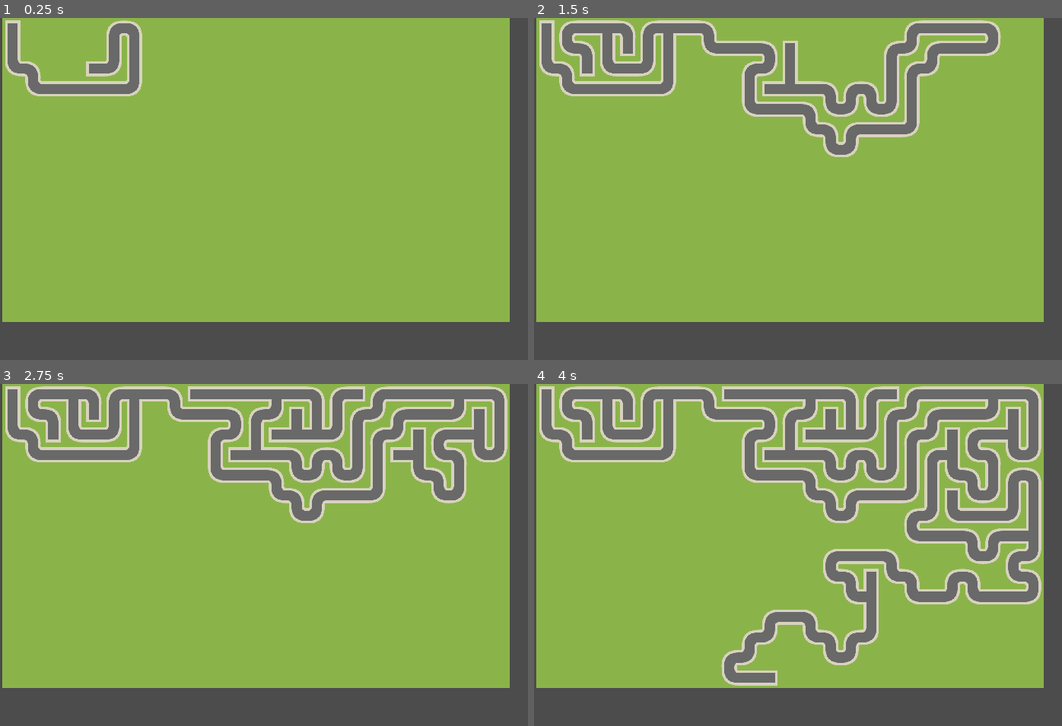
Above: before the commit, frames 1-4 (two rows, left to right).
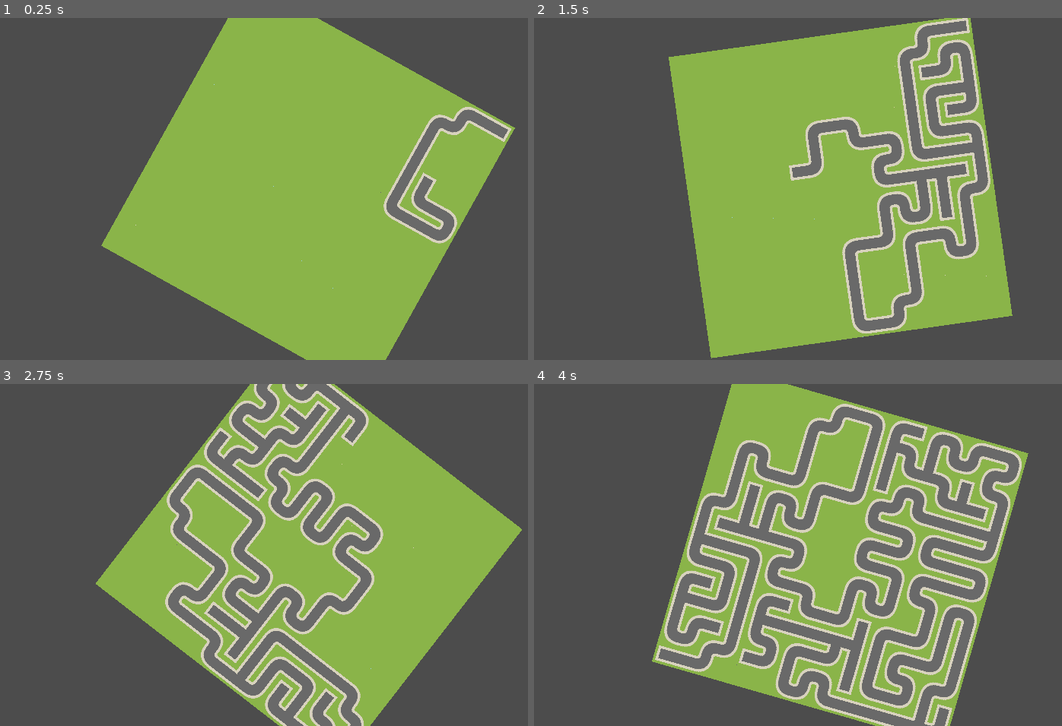
Above: after the commit, the same moments.

Repository: Nexe08/VimJam20220909
Game: Godot game, scene res://RootScene.tscn
Two runs of this game, one before a commit and one after it. Both use one fixed random seed, a clock stepped at 60 frames per second and the inputs below.
Inputs (mouse positions are in pixels of both pictures, inside the frame that each line leads up to):
- Up to frame 1 (0.25 s): no input
- Up to frame 2 (1.5 s): move the mouse to (972, 171) at 0.52 s; move the mouse to (718, 206) at 1.27 s
- Up to frame 3 (2.75 s): move the mouse to (364, 479) at 2.02 s
- Up to frame 4 (4 s): move the mouse to (808, 623) at 2.77 s; move the mouse to (1019, 606) at 3.52 s

The runs differ from the first frame. In frame 1, 44% of the frame differs, in the area x 0-98%, y 0-100%; in frame 2, 55%; in frame 3, 60%; in frame 4, 72%, in the area x 0-97%, y 0-100%.

Commit message:
Implemented map rotation based on mouse position.

Diff:
--- a/RootScene.tscn
+++ b/RootScene.tscn
@@ -1,12 +1,24 @@
-[gd_scene load_steps=3 format=2]
+[gd_scene load_steps=4 format=2]
 
 [ext_resource path="res://road_tiles.tres" type="TileSet" id=1]
+[ext_resource path="res://map_container.gd" type="Script" id=2]
 [ext_resource path="res://tile_map.gd" type="Script" id=3]
 
 [node name="RootScene" type="Node2D"]
 position = Vector2( 8, 0 )
 
-[node name="TileMap" type="TileMap" parent="."]
+[node name="MapContainer" type="Node2D" parent="."]
+position = Vector2( 960, 540 )
+rotation = 1.57079
+script = ExtResource( 2 )
+
+[node name="TileMap" type="TileMap" parent="MapContainer"]
+position = Vector2( -540.002, 959.999 )
+rotation = -1.57079
 tile_set = ExtResource( 1 )
 format = 1
 script = ExtResource( 3 )
+
+[node name="FuleSourcePosition" type="Position2D" parent="MapContainer/TileMap"]
+
+[node name="FirePlacePosition" type="Position2D" parent="MapContainer/TileMap"]
--- /dev/null
+++ b/map_container.gd
@@ -0,0 +1,5 @@
+extends Node2D
+
+
+func _process(delta: float) -> void:
+	look_at(get_global_mouse_position())
--- a/project.godot
+++ b/project.godot
@@ -25,6 +25,19 @@
 
 common/drop_mouse_on_gui_input_disabled=true
 
+[input]
+
+left={
+"deadzone": 0.5,
+"events": [ Object(InputEventKey,"resource_local_to_scene":false,"resource_name":"","device":0,"alt":false,"shift":false,"control":false,"meta":false,"command":false,"pressed":false,"scancode":16777231,"physical_scancode":0,"unicode":0,"echo":false,"script":null)
+ ]
+}
+right={
+"deadzone": 0.5,
+"events": [ Object(InputEventKey,"resource_local_to_scene":false,"resource_name":"","device":0,"alt":false,"shift":false,"control":false,"meta":false,"command":false,"pressed":false,"scancode":16777233,"physical_scancode":0,"unicode":0,"echo":false,"script":null)
+ ]
+}
+
 [physics]
 
 common/enable_pause_aware_picking=true
--- a/tile_map.gd
+++ b/tile_map.gd
@@ -12,12 +12,22 @@
 }
 
 var tile_size = 64
-var width = 25
+var width = 15
 var height = 15
+
+onready var ss = get_viewport().get_visible_rect().size # screen size
+onready var fule_source = $FuleSourcePosition
+onready var fire_place = $FirePlacePosition
+
 
 func _ready() -> void:
 	randomize()
+	global_position = Vector2(
+		ss.x / 2 - ((width * tile_size) / 2),
+		ss.y / 2 - ((height * tile_size) / 2)
+	)
 	tile_size = cell_size
+
 	make_maze()
 
 
